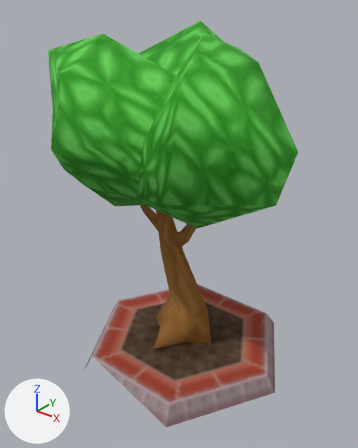
What one commit did to the OBJ model Models/Tree3/Tree3.obj.
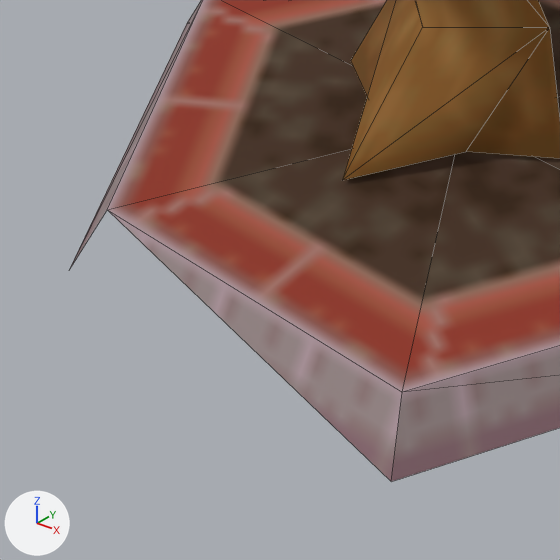
There are two pictures of each version: one whole from a 50 mm lens placed at (4.06, -5.23, 5.47), pointed at (0.04, -0.21, 2.36), one close up on the part from 18% to 59% of the width and 67% to 100% of the height. Every picture has the same lights, and +X, +Y and +Z are marked at lower left. The close-ups show mesh edges as thin lines. Where no turn or scale is listed for an object, it has been applied to the vertices. Vertices at the same position are counted once.

Before the edit, the objects in view are built like this:
```python
me_basic_tree_1 = bpy.data.meshes.new('Basic_Tree_1')
me_basic_tree_1.from_pydata(...)  # 77 vertices, 91 faces, 3 loose edges; spans x -2.25..2.25, y -1.83..1.5, z 0.0..5.0
# faces by material slot: [15, 30, 46]
me_basic_tree_1.materials.append(mat_material4361)
me_basic_tree_1.materials.append(mat_material4334)
me_basic_tree_1.materials.append(mat_material4320)
# before: 1 (-0.77, -1.34, 0.25) at pixel (107, 209), 3 (0.85, -1.5, 0.0) at pixel (391, 481), 14 (-0.85, -1.5, 0.0) at pixel (68, 270)
ob_basic_tree_1 = bpy.data.objects.new('Basic_Tree_1', me_basic_tree_1)
ob_basic_tree_1.location = (0.0, 0.0, 0.0)
```
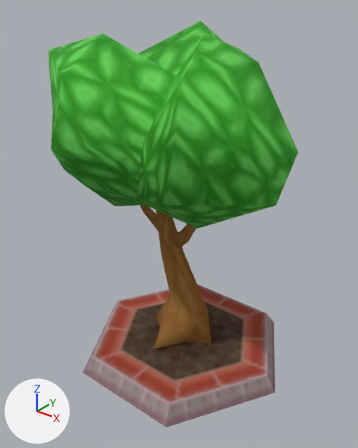
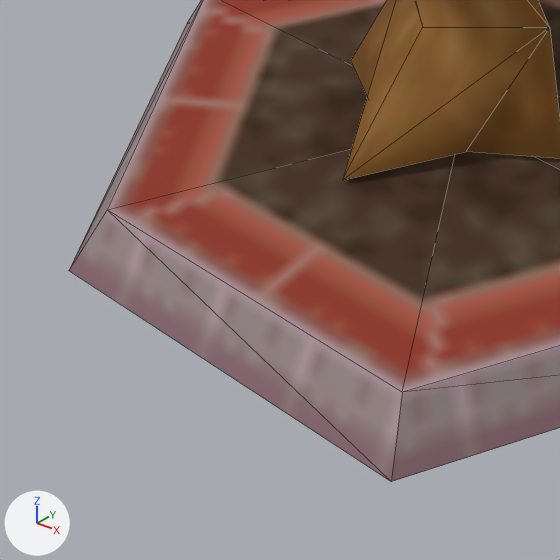
What differs and where, as boxes [x1, y1, x2, y2] in the close-ups (560 x 560 px; the box of a moved part takes in the faces that stretch with it):
part 1 of me_basic_tree_1, moved or reshaped (not visible before)
    after: [69, 210, 390, 481]

The change, as a diff of the scene's bpy script:
```diff
--- a/Models/Tree3/Tree3.obj.py
+++ b/Models/Tree3/Tree3.obj.py
@@ me_basic_tree_1 @@
 # used by ob_basic_tree_1; location = (0.0, 0.0, 0.0)
 # verts and faces of me_basic_tree_1; kept vertices keep their numbers, new ones are numbered from 77
-me_basic_tree_1.from_pydata(...)  # 77 vertices, 91 faces, 3 loose edges; spans x -2.25..2.25, y -1.83..1.5, z 0.0..5.0
+me_basic_tree_1.from_pydata(...)  # 74 vertices, 92 faces; spans x -1.97..1.7, y -1.83..1.5, z 0.0..5.0
+# me_basic_tree_1 part 1
+delete_edges([(1, 14)])
+faces += [(1, 14, 3)]  # mat_material4361
 me_basic_tree_1.materials.append(mat_material4361)
```
